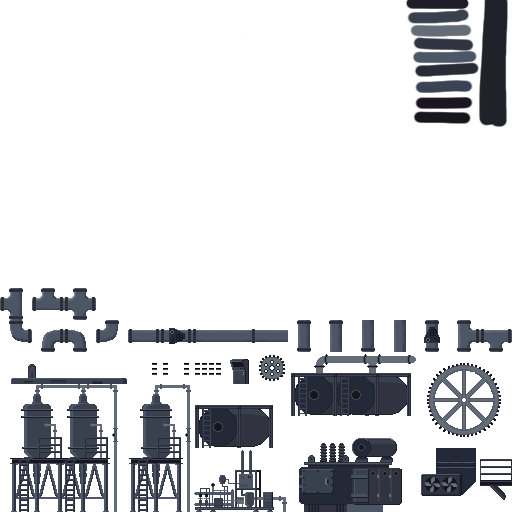
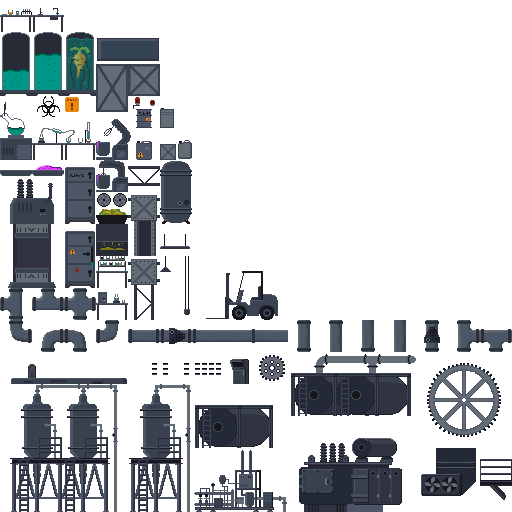
Revision of a layered 512 x 512 image; what changed, layer by layer:
added group "Group 1" with 24 layers above "Group 2" over [0, 8, 152, 320]
added layer "Peppa" in group "Group 1" over [8, 179, 56, 288]
added layer "Layer 8 copy 2" in group "Group 1" over [96, 119, 131, 160]
added layer "Layer 8 copy" in group "Group 1" over [96, 160, 128, 192]
added layer "Layer 14" in group "Group 1" over [96, 209, 128, 256]
added layer "Layer 1 copy 5" in group "Group 1" over [32, 122, 96, 160]
added layer "Layer 1 copy 3" in group "Group 1" over [96, 256, 128, 288]
added layer "Layer 1 copy" in group "Group 1" over [96, 292, 128, 320]
added layer "Coffre copy" in group "Group 1" over [65, 167, 95, 224]
added layer "Coffre" in group "Group 1" over [65, 231, 95, 288]
added layer "Cuve copy 2" in group "Group 1" over [32, 32, 64, 96]
added layer "Cuve copy" in group "Group 1" over [64, 32, 96, 96]
added layer "Cuve" in group "Group 1" over [0, 32, 32, 96]
added layer "Ballon2" in group "Group 1" over [0, 102, 25, 136]
added group "Group 2" with 41 layers above "Layer 1 copy 15" over [96, 288, 278, 320]
removed layer "colors" over [242, 0, 508, 128]
added layer "Layer 19" above "Barrel" over [160, 161, 192, 224]
added layer "Layer 18" above "Box3" over [97, 38, 159, 61]
added layer "Box3" above "Layer 17" over [96, 64, 128, 112]
added layer "Layer 17" above "Box1" over [128, 64, 160, 96]
added layer "forklift" above "Lamp simple" over [206, 271, 278, 320]
added layer "Lamp simple" above "Lamp neon" over [160, 256, 190, 315]
added layer "Pillar top copy" above "Pillar top" over [128, 259, 160, 288]
added layer "Pillar top" above "Pilar" over [128, 195, 160, 224]
…and 19 more changes (19 added)
